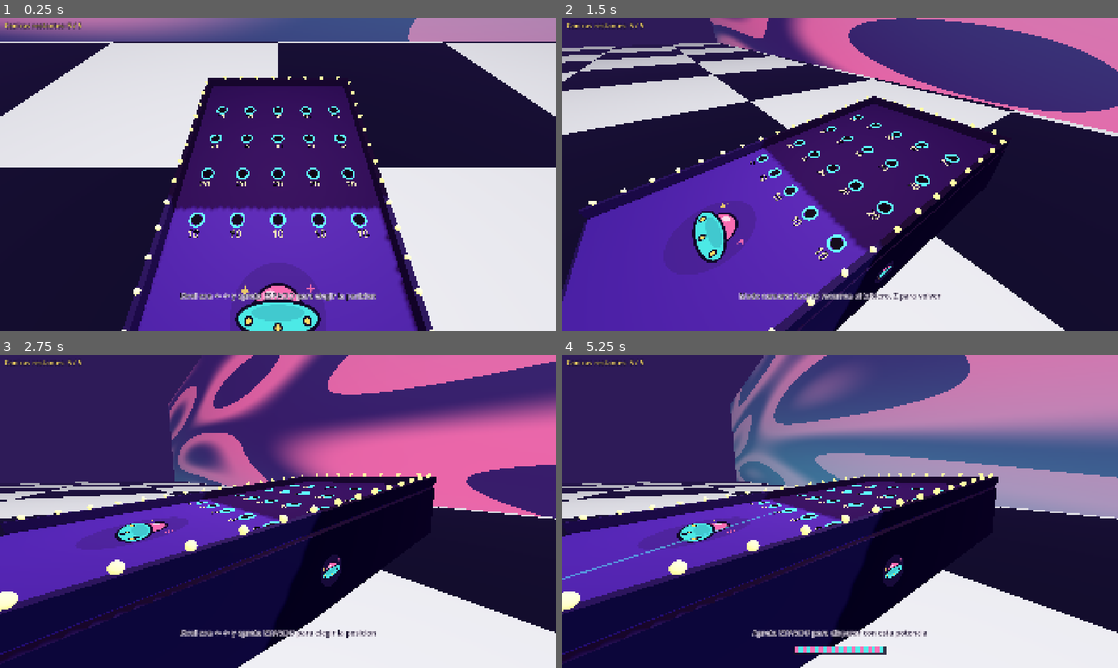
Above: before the commit, frames 1-4 (two rows, left to right).
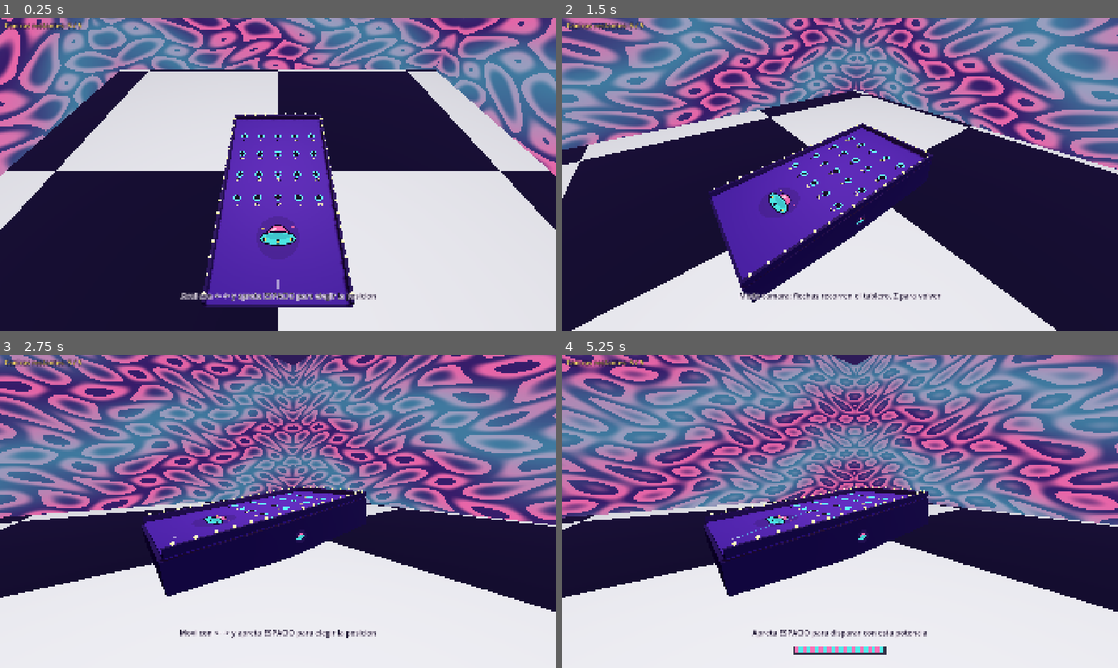
Above: after the commit, the same moments.

Repository: maczoe/chibolones
Game: Godot game, scene res://scenes/board/board.tscn
Same seed, same stepped clock (60 frames per second), same inputs: the game is played once before the commit and once after it.
Inputs (mouse positions are in pixels of both pictures, inside the frame that each line leads up to):
- Up to frame 1 (0.25 s): no input
- Up to frame 2 (1.5 s): move the mouse to (962, 158) at 0.52 s; hold Right (move_right) 0.53-1.28 s; hold Z (camera_mode) 0.53-1.28 s; click (962, 158) at 0.67 s; move the mouse to (728, 190) at 1.27 s; hold Down (move_down) from 1.28 s (still down); tap Space (shoot) at 1.35 s
- Up to frame 3 (2.75 s): move the mouse to (333, 442) at 2.02 s; release Down (move_down) at 2.03 s; hold Right (move_right) from 2.03 s (still down); hold Z (camera_mode) from 2.03 s (still down)
- Up to frame 4 (5.25 s): move the mouse to (812, 574) at 2.77 s; release Right (move_right) at 2.78 s; release Z (camera_mode) at 2.78 s; hold Up (move_up) 2.78-3.53 s; tap Space (shoot) at 2.85, 4.35 s; click (812, 574) at 2.92 s; move the mouse to (1006, 558) at 3.52 s; hold Z (camera_mode) 3.53-4.28 s; hold Left (move_left) 3.53-5.03 s; move the mouse to (673, 464) at 4.27 s; move the mouse to (867, 511) at 5.02 s; hold Down (move_down) from 5.03 s (still down); hold Z (camera_mode) from 5.03 s (still down); click (867, 511) at 5.17 s

The runs differ from the first frame. In frame 1, 56% of the frame differs, in the area x 0-100%, y 0-100%; in frame 2, 67%; in frame 3, 72%; in frame 4, 73%.

Commit message:
feat(style): closed psychedelic room, camera back to playing distance
- flat backdrop replaced by a compact room: back wall + both side walls
  share the psychedelic shader (colors/speed/scale per board def), the
  player side stays open; orbiting shows walls, never shader edges
- wall pattern scale denser (backdrop_scale 3 -> 12) to fit the bigger
  surfaces
- camera restored to the previous ~8.9 orbit radius at the same 50
  degree pitch (height 6.62, back -0.92)

Diff:
--- a/data/balance/shooting_rules.tres
+++ b/data/balance/shooting_rules.tres
@@ -14,8 +14,8 @@
 settle_time = 1.2
 flight_timeout = 7.0
 shots_per_board = 5
-cam_height = 3.61
-cam_back = 1.6
+cam_height = 6.62
+cam_back = -0.92
 cam_look_z = 0.8
 cam_orbit_speed = 70.0
 cam_min_elev_deg = 10.0
--- a/data/boards/board_01_classic.tres
+++ b/data/boards/board_01_classic.tres
@@ -35,7 +35,7 @@
 backdrop_color_b = Color(1, 0.435, 0.71, 1)
 backdrop_color_c = Color(0.302, 0.933, 0.918, 1)
 backdrop_speed = 0.6
-backdrop_scale = 3.0
+backdrop_scale = 12.0
 floor_checker_a = Color(0.949, 0.949, 0.969, 1)
 floor_checker_b = Color(0.078, 0.063, 0.165, 1)
 floor_checker_size = 14.0
--- a/scripts/board/board.gd
+++ b/scripts/board/board.gd
@@ -363,7 +363,7 @@
 	spot.omni_range = 13.0
 	add_child(spot)
 
-	_build_backdrop()
+	_build_room()
 	_build_floor()
 
 	cam = Camera3D.new()
@@ -381,14 +381,10 @@
 	_apply_camera()
 
 
-func _build_backdrop() -> void:
-	# Psychedelic animated wall behind the cabinet; colors and speed are
-	# board data, so each theme paints its own moving void.
-	var mesh_i := MeshInstance3D.new()
-	var plane := PlaneMesh.new()
-	plane.orientation = PlaneMesh.FACE_Z
-	plane.size = Vector2(160, 34)
-	mesh_i.mesh = plane
+func _build_room() -> void:
+	# Compact closed room: back wall plus both side walls share the
+	# psychedelic shader, so orbiting the cabinet always shows the same
+	# living void with no visible edges. The player side is open.
 	var mat := ShaderMaterial.new()
 	mat.shader = load("res://scripts/board/shaders/backdrop.gdshader")
 	mat.set_shader_parameter("color_a", board_def.backdrop_color_a)
@@ -396,9 +392,25 @@
 	mat.set_shader_parameter("color_c", board_def.backdrop_color_c)
 	mat.set_shader_parameter("speed", board_def.backdrop_speed)
 	mat.set_shader_parameter("pattern_scale", board_def.backdrop_scale)
-	mesh_i.material_override = mat
-	mesh_i.position = Vector3(0, 8.0, board_def.length + 6.0)
-	add_child(mesh_i)
+	var wall_h := 16.0
+	var room_half := 14.0
+	var back_z := board_def.length / 2.0 + 10.0
+	var floor_y := -board_def.skirt_height - 0.1
+	for def in [
+		# [yaw degrees, position]
+		[0.0, Vector3(0, floor_y + wall_h / 2.0, back_z)],                # back
+		[90.0, Vector3(-room_half, floor_y + wall_h / 2.0, back_z - room_half)],  # left
+		[-90.0, Vector3(room_half, floor_y + wall_h / 2.0, back_z - room_half)],  # right
+	]:
+		var wall := MeshInstance3D.new()
+		var plane := PlaneMesh.new()
+		plane.orientation = PlaneMesh.FACE_Z
+		plane.size = Vector2(room_half * 2.0 + 8.0, wall_h)
+		wall.mesh = plane
+		wall.material_override = mat
+		wall.rotation_degrees = Vector3(0, def[0], 0)
+		wall.position = def[1]
+		add_child(wall)
 
 
 func _build_floor() -> void:
